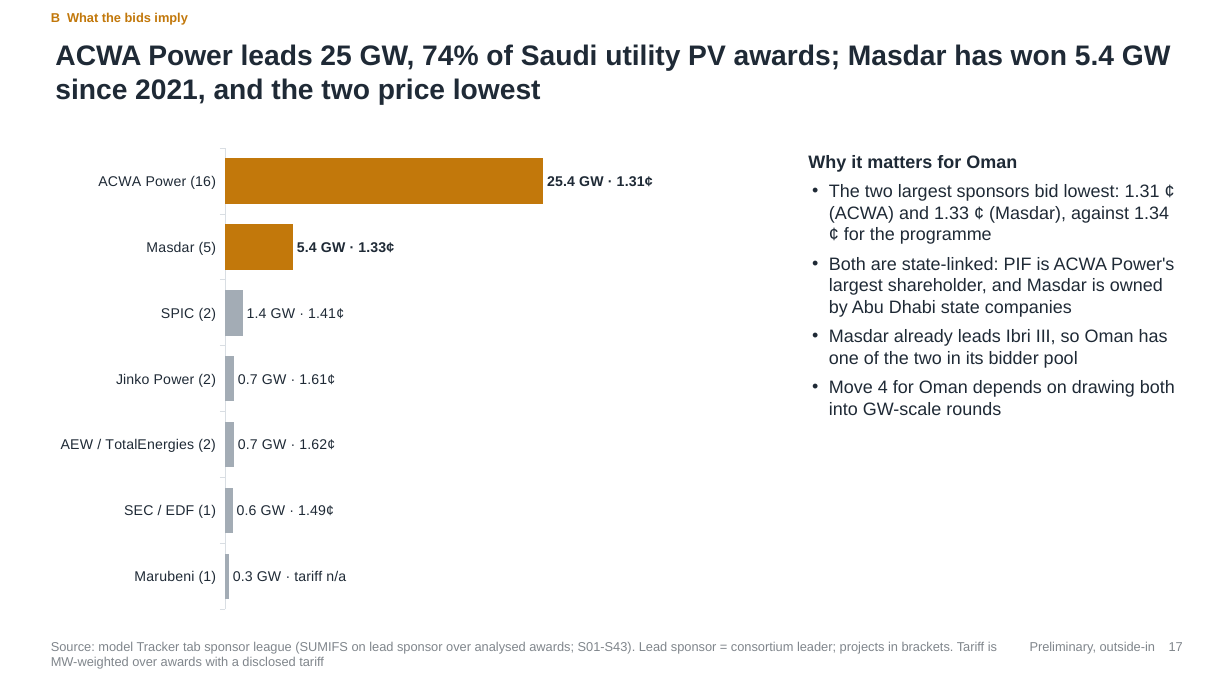
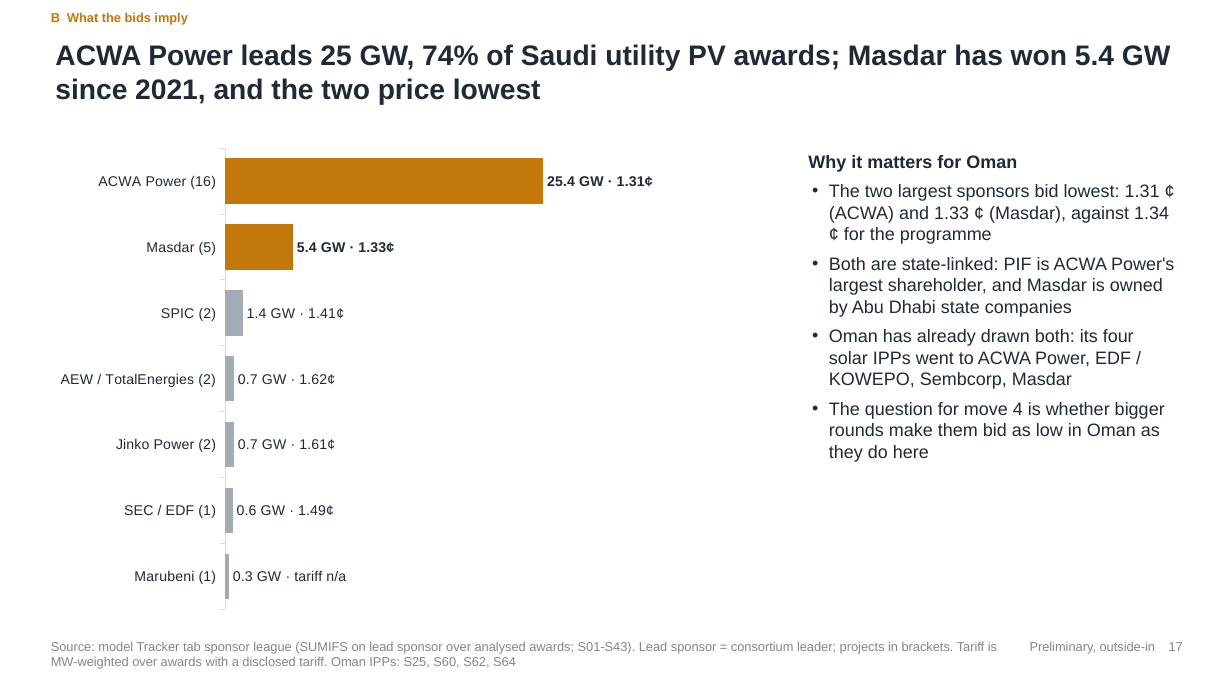
Before and after one commit to nightraven4545/Gulf-Solar, a slide deck: slide 17 of deck/NREP_Tariff_Replicability.pptx. Drawn at 1232x693 pixels with LibreOffice and Linux fonts; fonts in the diff are those of the drawing. Boxes give left, top, right and bottom in pixels: in the first picture for what was removed or moved away, otherwise in the second. Text is boxed around its words. In the diff, an @@ line names an element or a change of style, - is before the commit and + after.

Commit message:
Add the Round 7 forecast slide and Oman's track record to the deck and docs

```diff
--- a/deck/NREP_Tariff_Replicability.pptx
+++ b/deck/NREP_Tariff_Replicability.pptx
@@ bar chart at [46, 139, 767, 619] @@
-categories: Marubeni (1), SEC / EDF (1), AEW / TotalEnergies (2), Jinko Power (2), SPIC (2), Masdar (5), ACWA Power (16)
+categories: Marubeni (1), SEC / EDF (1), Jinko Power (2), AEW / TotalEnergies (2), SPIC (2), Masdar (5), ACWA Power (16)
@@ data labels of Series 1 added @@
@@ text at [829, 329, 1165, 462]: text changed @@
-• Masdar already leads Ibri III, so Oman has one of the two in its bidder pool
-• Move 4 for Oman depends on drawing both into GW-scale rounds
+• Oman has already drawn both: its four solar IPPs went to ACWA Power, EDF / KOWEPO, Sembcorp, Masdar
+• The question for move 4 is whether bigger rounds make them bid as low in Oman as they do here
@@ text at [51, 642, 997, 669]: text changed @@
-Source: model Tracker tab sponsor league (SUMIFS on lead sponsor over analysed awards; S01-S43). Lead sponsor = consortium leader; projects in brackets. Tariff is MW-weighted over awards with a disclosed tariff
+Source: model Tracker tab sponsor league (SUMIFS on lead sponsor over analysed awards; S01-S43). Lead sponsor = consortium leader; projects in brackets. Tariff is MW-weighted over awards with a disclosed tariff. Oman IPPs: S25, S60, S62, S64
```
Also in this commit, not shown: 12 other slides changed, 1 slide added, 7 other files.
